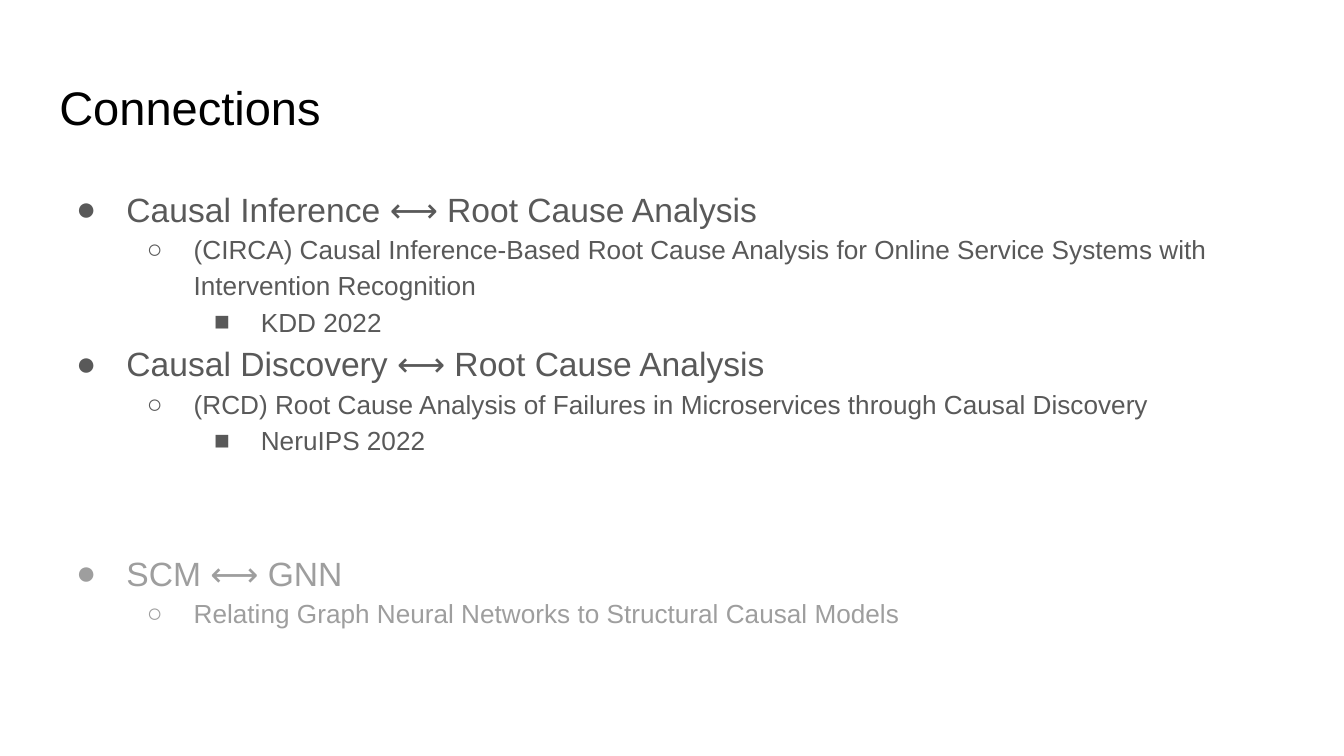
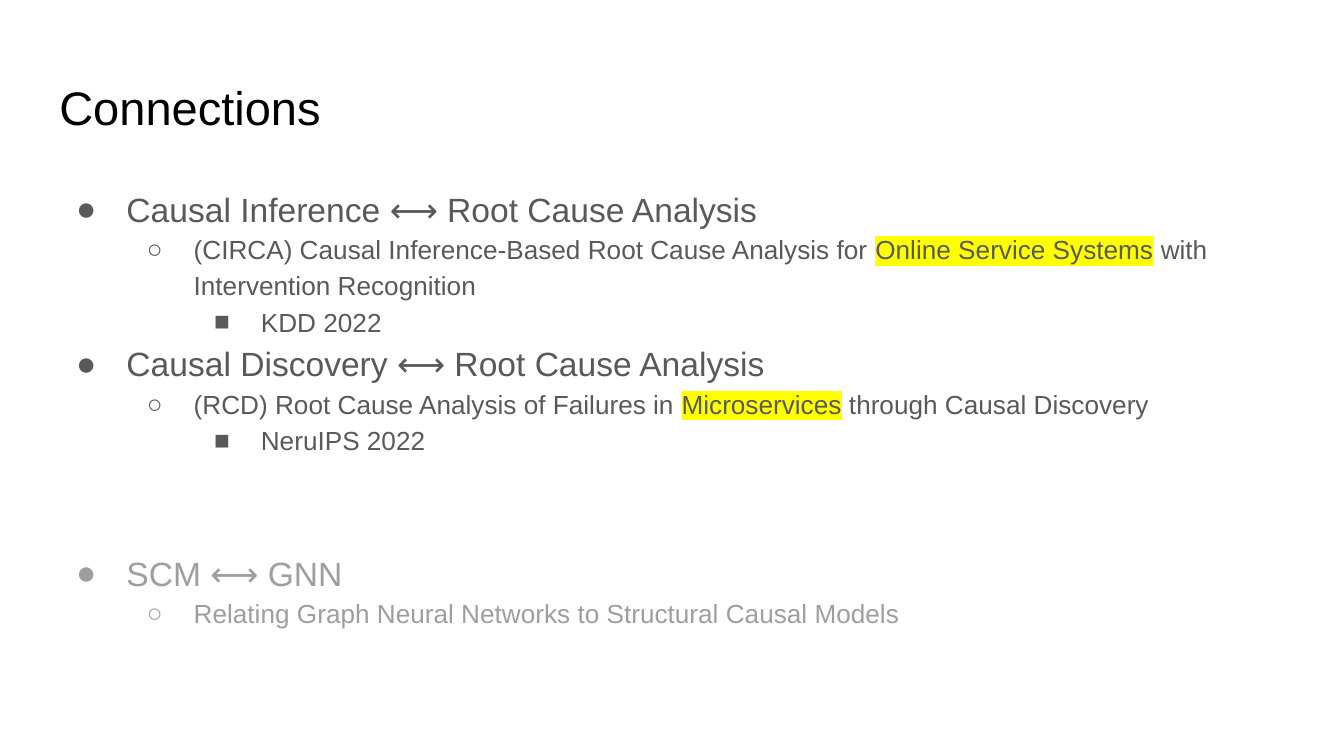
Before and after one commit to blacksnail789521/Google_Drive, a slide deck: slide 14 of 2023.04.17.pptx (slide 13 before the commit). Drawn at 1344x756 pixels with LibreOffice and Linux fonts; fonts in the diff are those of the drawing. Boxes give left, top, right and bottom in pixels: in the first picture for what was removed or moved away, otherwise in the second. Text is boxed around its words. In the diff, an @@ line names an element or a change of style, - is before the commit and + after.

```diff
--- a/2023.04.17.pptx
+++ b/2023.04.17.pptx
@@ text at [194, 240, 1208, 420]: highlight none to #FFFF00 in "Online Service Systems", "Microservices" @@
```
Also in this commit, not shown: 2 other slides changed, 3 slides added, 2 slides removed.
